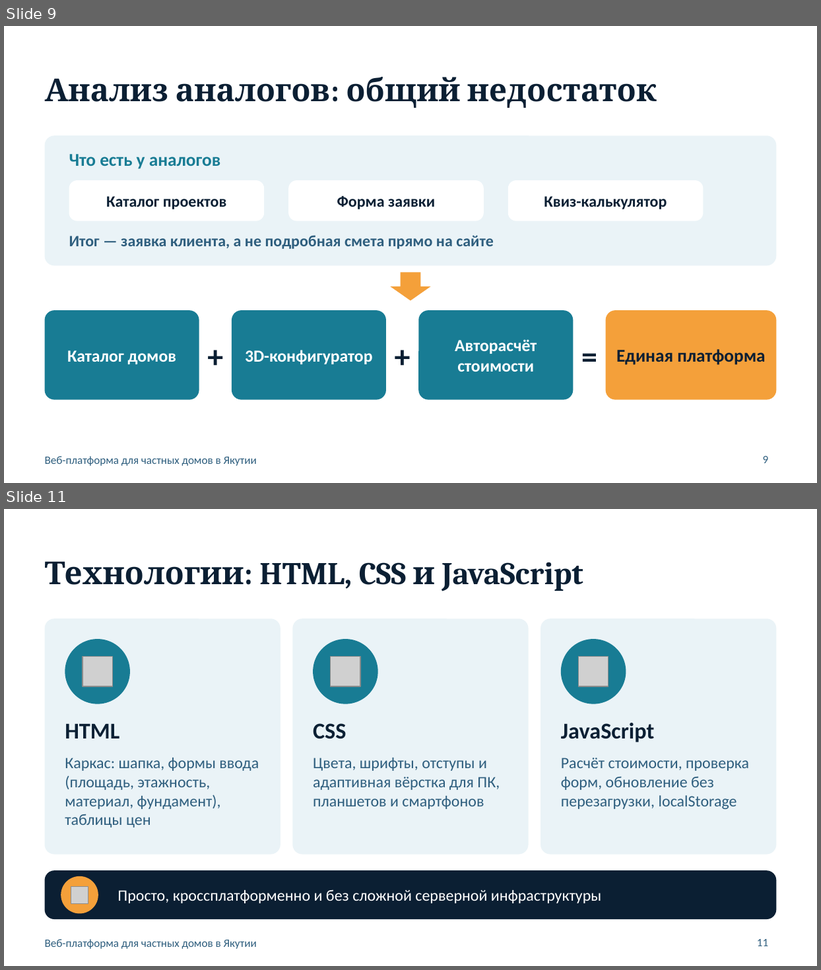
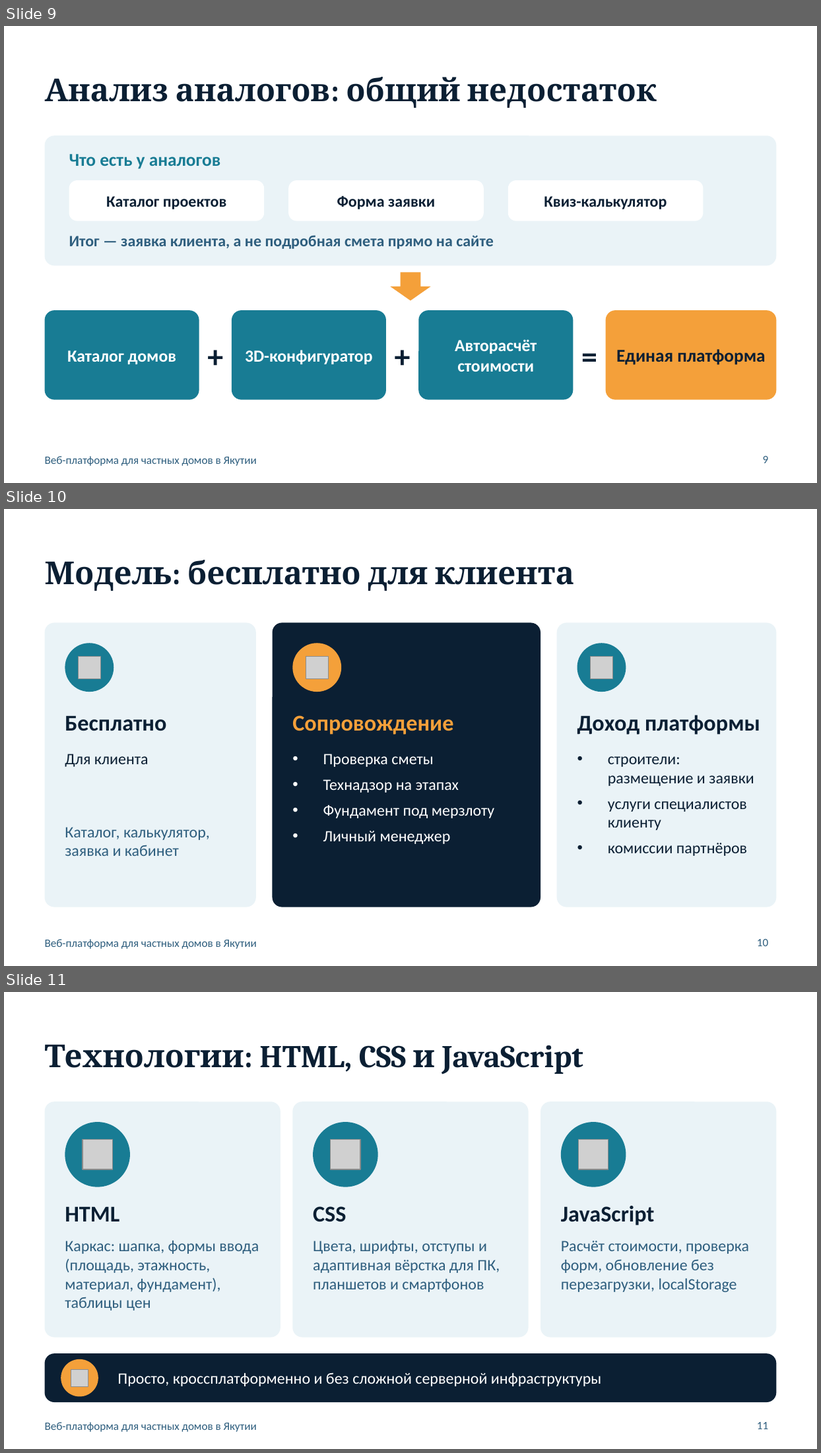
Before and after one commit to IceKtor/viktor, a slide deck: docs/Презентация_веб-платформа_Якутия.pptx. Shown one above the other, each under a label of ours: slides 9 and 11 before the commit, slides 9, 10 and 11 after it; the slides between them are not shown. The pictures are 821x970 and 821x1453 pixels, drawn with LibreOffice and Linux fonts; fonts in the diff are those of the drawing; grey boxes stand for pictures. Boxes give left, top, right and bottom in pixels: in the first picture for what was removed or moved away, otherwise in the second. Text is boxed around its words. In the diff, an @@ line names an element or a change of style, - is before the commit and + after.

```diff
--- a/docs/Презентация_веб-платформа_Якутия.pptx
+++ b/docs/Презентация_веб-платформа_Якутия.pptx
@@ slide 10 added at (x1=4, y1=509, x2=817, y2=966), background #FFFFFF; not listed: 1 template element that a slide beside it also shows @@
@@ title added at (x1=45, y1=560, x2=575, y2=591), 28 pt, text #0B1F33, bold @@
+Модель: бесплатно для клиента
@@ rounded rectangle added at (x1=45, y1=623, x2=256, y2=908), fill #EAF3F7 @@
@@ rounded rectangle added at (x1=273, y1=623, x2=541, y2=908), fill #0B1F33 @@
@@ rounded rectangle added at (x1=557, y1=623, x2=776, y2=908), fill #EAF3F7 @@
@@ ellipse added at (x1=65, y1=643, x2=114, y2=692), fill #187C94 @@
@@ ellipse added at (x1=292, y1=643, x2=341, y2=692), fill #F4A03A @@
@@ ellipse added at (x1=578, y1=643, x2=626, y2=692), fill #187C94 @@
@@ picture added at (x1=78, y1=656, x2=101, y2=679) @@
@@ picture added at (x1=306, y1=656, x2=329, y2=679) @@
@@ picture added at (x1=590, y1=656, x2=613, y2=679) @@
@@ text added at (x1=65, y1=716, x2=166, y2=731), 20 pt, text #0B1F33, bold @@
+Бесплатно
@@ text added at (x1=292, y1=716, x2=453, y2=735), 20 pt, text #F4A03A, bold @@
+Сопровождение
@@ text added at (x1=578, y1=715, x2=760, y2=735), 20 pt, text #0B1F33, bold @@
+Доход платформы
@@ text added at (x1=65, y1=754, x2=149, y2=767), 14 pt, text #0B1F33 @@
+Для клиента
@@ text added at (x1=323, y1=754, x2=494, y2=844), 14 pt, text #FFFFFF @@
+• Проверка сметы
+• Технадзор на этапах
+• Фундамент под мерзлоту
+• Личный менеджер
@@ text added at (x1=608, y1=757, x2=754, y2=856), 14 pt, text #0B1F33 @@
+• строители: размещение и заявки
+• услуги специалистов клиенту
+• комиссии партнёров
@@ text added at (x1=65, y1=827, x2=210, y2=856), 14 pt, text #2E5E7E @@
+Каталог, калькулятор, заявка и кабинет
@@ page number added at (x1=757, y1=939, x2=768, y2=947), 10 pt, text #2E5E7E @@
+10
```
Also in this commit, not shown: 1 slide removed, 5 other files.
